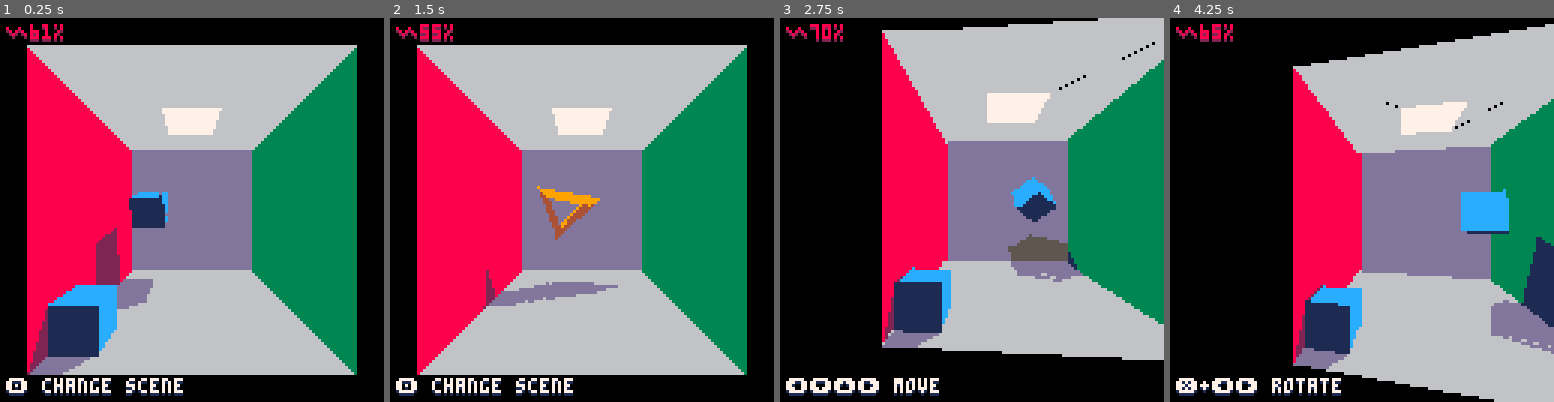
Above: before the commit, frames 1-4 (left to right).
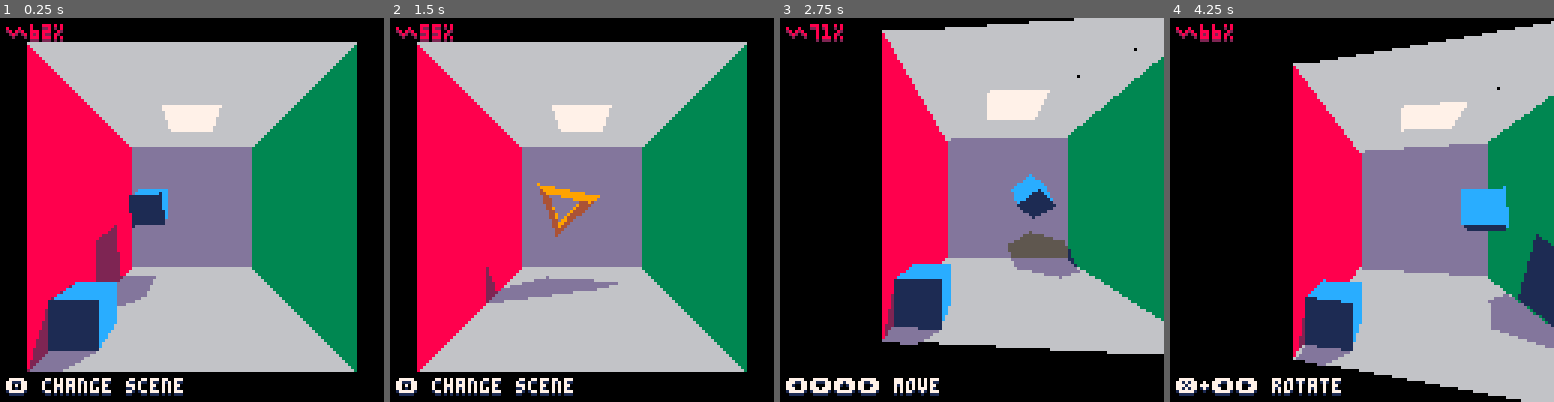
Above: after the commit, the same moments.

Repository: freds72/pico8-shadows
Game: PICO-8 cartridge carts/cornell_box.p8
Same seed, same stepped clock (60 frames per second), same inputs: the game is played once before the commit and once after it.
Inputs:
- Up to frame 1 (0.25 s): no input
- Up to frame 2 (1.5 s): tap X (X key) at 0.33, 1.07 s; tap O (Z key) at 0.7 s
- Up to frame 3 (2.75 s): hold Right 1.6-2.1 s; tap O (Z key) at 1.7, 2.1, 2.5 s; tap X (X key) at 1.85 s; hold Up 2.15-2.42 s; hold Right from 2.47 s (still down)
- Up to frame 4 (4.25 s): tap O (Z key) every 0.4 s from 2.9 to 4.1 s; tap X (X key) at 2.97, 4.08 s; release Right at 3.03 s; hold Left 3.08-3.58 s; hold Down 3.63-3.97 s; hold Right from 4.02 s (still down)

The runs differ from the first frame. In frame 1, 4.0% of the frame differs, in the area x 7-93%, y 1-93%; in frame 2, 4.0%, in the area x 7-93%, y 6-93%; in frame 3, 3.7%; in frame 4, 3.9%.

Commit message:
fixed polygon gaps

Diff:
--- a/carts/cornell_box.p8
+++ b/carts/cornell_box.p8
@@ -318,7 +318,7 @@
 		project2d=function(self,v)
 			-- view to screen
  			local w=focal/v[3]
- 			return x0+v[1]*w,y0-v[2]*w
+ 			return x0+ceil(v[1]*w),y0-ceil(v[2]*w)
 		end,
 		-- draw the given vertices using function fn
 		-- performs cam space clipping
@@ -617,7 +617,7 @@
 
 	unpack_models()
 
-	cam=make_cam(64,64,64)
+	cam=make_cam(63.5,63.5,63.5)
 
 	make_actor(all_actors.ground,{0,0,0})
 	make_actor(all_actors.shader,{0,0,0})
